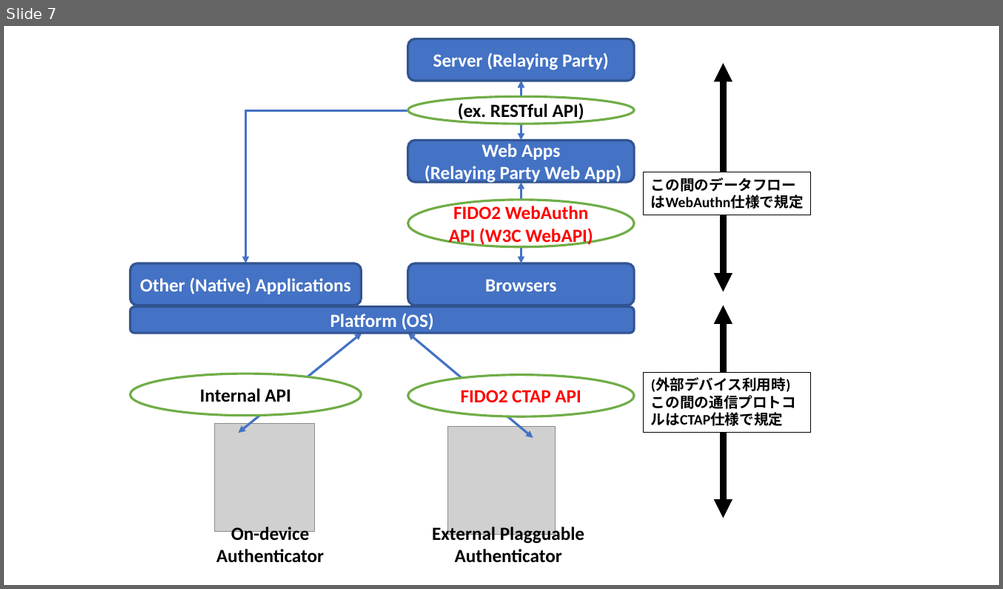
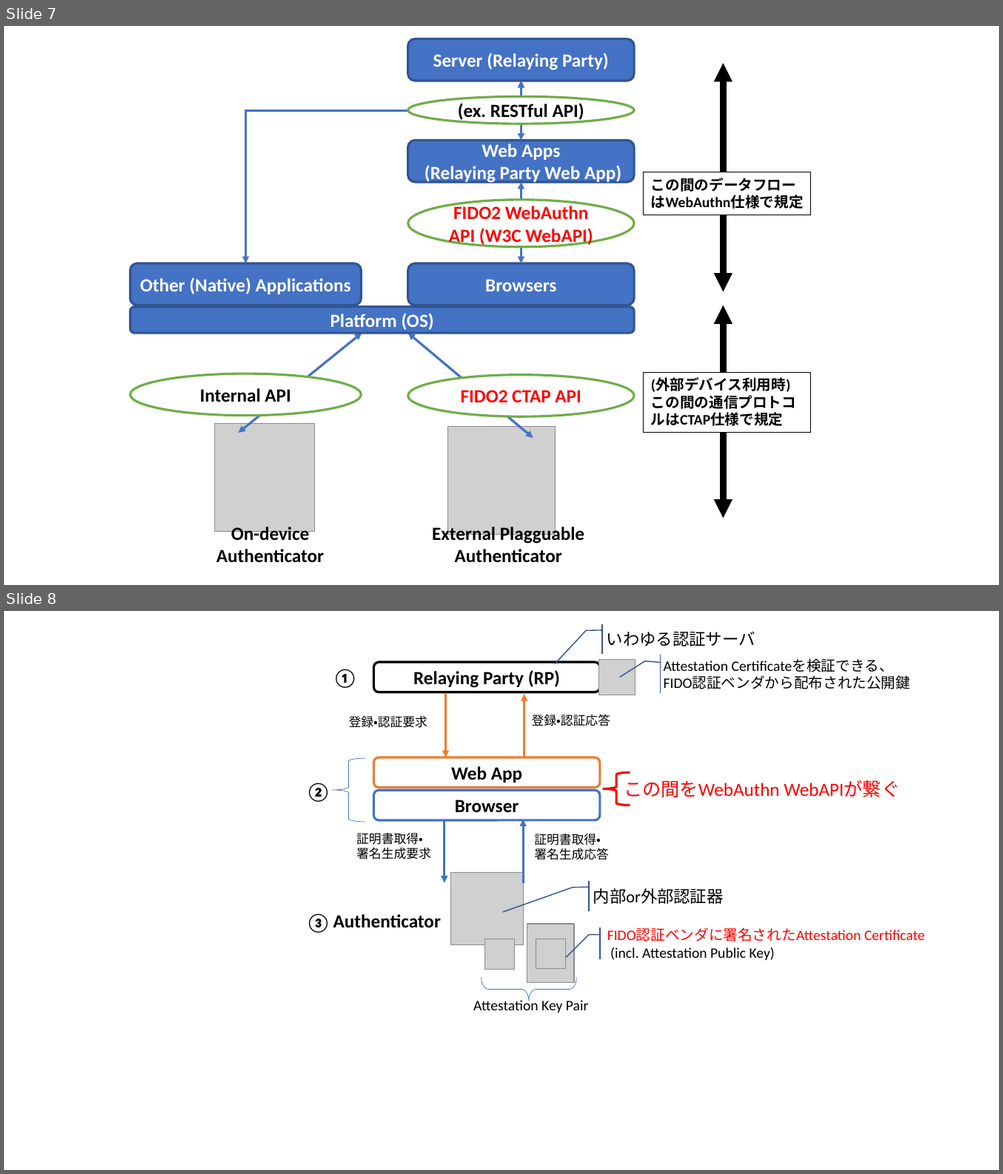
Before and after one commit to junkurihara/class-fido2_webauthn, a slide deck: slides/Figs/figures.pptx. Shown one above the other, each under a label of ours: slide 7 before the commit, slides 7 and 8 after it. The pictures are 1003x589 and 1003x1174 pixels, drawn with LibreOffice and Linux fonts; fonts in the diff are those of the drawing; grey boxes stand for pictures. Boxes give left, top, right and bottom in pixels: in the first picture for what was removed or moved away, otherwise in the second. Text is boxed around its words. In the diff, an @@ line names an element or a change of style, - is before the commit and + after.

```diff
--- a/slides/Figs/figures.pptx
+++ b/slides/Figs/figures.pptx
@@ slide 8 added at (4,611,999,1170), background #FFFFFF @@
@@ accent callout added at (600,624,794,653), outline #325491 1 pt, 16 pt, text #000000 @@
+いわゆる認証サーバ
@@ accent callout added at (656,654,922,693), outline #325491 1 pt, 14 pt, text #000000 @@
+Attestation Certificateを検証できる、FIDO認証ベンダから配布された公開鍵
@@ text added at (333,669,357,688), 18 pt, text #000000, bold @@
+①
@@ rounded rectangle added at (373,663,600,692), fill #FFFFFF, outline #000000 2.25 pt, 18 pt, text #000000, bold @@
+Relaying Party (RP)
@@ picture added at (600,660,635,695) @@
@@ arrow added from (446, 694) to (446, 758), #ED7D31 2.25 pt @@
@@ arrow added from (524, 758) to (524, 694), #ED7D31 2.25 pt @@
@@ text added at (349,716,427,728), 12 pt, text #000000 @@
+登録・認証要求
@@ text added at (532,714,610,726), 12 pt, text #000000 @@
+登録・認証応答
@@ left brace added at (332,759,365,822), outline #4472C4 0.5 pt @@
@@ rounded rectangle added at (373,758,600,787), fill #FFFFFF, outline #ED7D31 2.25 pt, 18 pt, text #000000, bold @@
+Web App
@@ text added at (306,783,330,802), 18 pt, text #000000, bold @@
+②
@@ left brace added at (603,773,629,806), outline #FF0000 2.25 pt @@
@@ text added at (623,780,899,797), 18 pt, text #FF0000 @@
+この間をWebAuthn WebAPIが繋ぐ
@@ rounded rectangle added at (373,790,600,820), fill #FFFFFF, outline #4472C4 2.25 pt, 18 pt, text #000000, bold @@
+Browser
@@ arrow added from (444, 820) to (444, 883), #4472C4 2.25 pt @@
@@ arrow added from (523, 883) to (523, 820), #4472C4 2.25 pt @@
@@ text added at (356,833,431,860), 12 pt, text #000000 @@
+証明書取得・
+署名生成要求
@@ text added at (534,834,609,860), 12 pt, text #000000 @@
+証明書取得・
+署名生成応答
@@ picture added at (450,872,523,945) @@
@@ accent callout added at (586,881,781,911), outline #325491 1 pt, 16 pt, text #000000 @@
+内部or外部認証器
@@ text added at (306,914,330,933), 18 pt, text #000000, bold @@
+③
@@ text added at (333,914,441,928), 18 pt, text #000000, bold @@
+Authenticator
@@ picture added at (485,940,515,969) @@
@@ picture added at (527,924,574,983) @@
@@ picture added at (535,940,565,969) @@
@@ accent callout added at (600,928,943,960), outline #325491 1 pt, 14 pt, text #FF0000 @@
+FIDO認証ベンダに署名されたAttestation Certificate
+(incl. Attestation Public Key)
@@ left brace added at (481,978,577,1002), outline #4472C4 0.5 pt @@
@@ text added at (473,998,588,1013), 14 pt, text #000000 @@
+Attestation Key Pair
```
Also in this commit, not shown: 1 slide removed, 3 other files.
